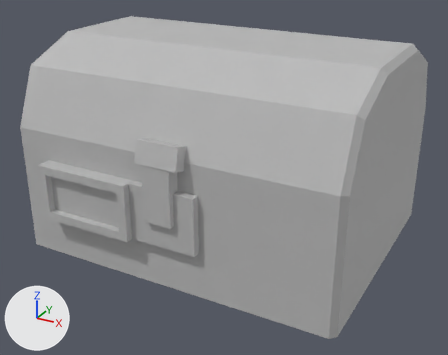
The FBX model Assets/Kim's Folder/models/lockbox2.0-UVmapped.fbx as it was, and as the next commit left it.
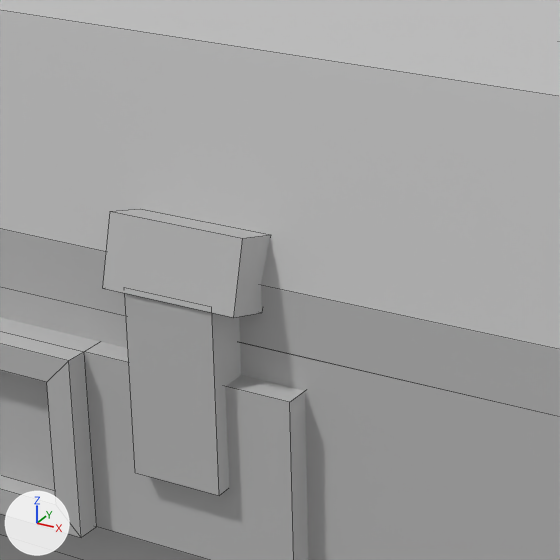
There are two pictures of each version: one whole from a 50 mm lens placed at (0.2056, -0.3855, 0.2346), pointed at (0.0007, -0.013, 0.0484), one close up on the part from 23% to 62% of the width and 20% to 70% of the height. The lights are fixed; the arrows at lower left show +X, +Y and +Z. The close-ups show mesh edges as thin lines. Where no turn or scale is listed for an object, it has been applied to the vertices.

The scene before the commit, as lines of its bpy script (objects in view):
```python
me_mesh = bpy.data.meshes.new('Mesh')
me_mesh.from_pydata(...)  # 220 vertices, 201 faces; spans x -0.12..0.12, y -0.105..0.105, z 0.0..0.15
me_mesh.materials.append(mat_phong1)  # grey #bcbcbc
# before: 173 (-0.012, -0.1, 0.105) at pixel (110, 211), 174 (0.018, -0.1, 0.105) at pixel (242, 238), 213 (-0.007, -0.104, 0.091) at pixel (124, 287), 214 (0.013, -0.104, 0.091) at pixel (211, 306)
ob_pcube43 = bpy.data.objects.new('pCube43', me_mesh)
ob_pcube43.location = (0.0, 0.0, 0.0)
```
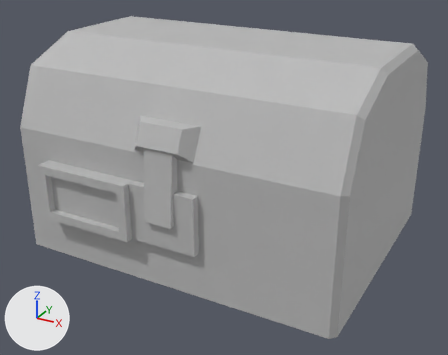
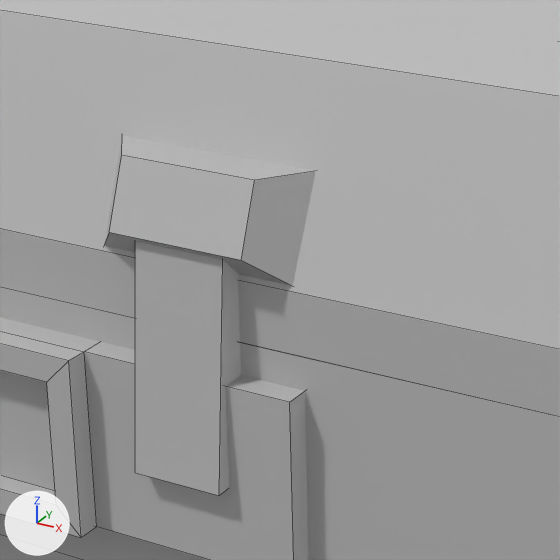
Pixel boxes [x1, y1, x2, y2] of what changed, in the close-ups (560 x 560 px; the box of a moved part takes in the faces that stretch with it):
part 1 of me_mesh, moved or reshaped: before [103, 209, 270, 495]; after [104, 135, 316, 495]

What changed in the scene script:
```text
Change me_mesh:
    where me_mesh.from_pydata(...)  # 220 vertices, 201 faces; spans x -0.12..0.12, y -0.105..0.105, z 0.0..0.15
    used by ob_pcube43; location = (0.0, 0.0, 0.0)
    me_mesh part 1
    add for i in [173, 174, 213, 214]: me_mesh.vertices[i].co += Vector((0.0, 0.005, 0.01))
    me_mesh.vertices[171].co: (-0.012, -0.104, 0.09) -> (-0.012, -0.101, 0.1)  # pixel (102, 288) -> pixel (109, 232)
    me_mesh.vertices[172].co: (0.018, -0.104, 0.09) -> (0.018, -0.101, 0.1)  # pixel (233, 317) -> pixel (241, 260)
    me_mesh.vertices[175].co: (-0.012, -0.091, 0.102) -> (-0.02, -0.085, 0.114)  # pixel (140, 208) -> not seen
    me_mesh.vertices[176].co: (0.018, -0.091, 0.102) -> (0.026, -0.085, 0.114)  # pixel (270, 234) -> not seen
    me_mesh.vertices[177].co: (-0.012, -0.095, 0.087) -> (-0.02, -0.093, 0.093)
    me_mesh.vertices[178].co: (0.018, -0.095, 0.087) -> (0.026, -0.093, 0.093)  # pixel (261, 312) -> not seen
    me_mesh.vertices[215].co: (-0.007, -0.094, 0.091) -> (-0.007, -0.092, 0.094)
    me_mesh.vertices[216].co: (0.013, -0.094, 0.091) -> (0.013, -0.092, 0.094)
```
